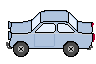
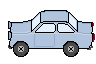
The second 96 x 64 image is a revision of the first. Changes to its layers:
painted on "chrome" over left=6, top=23, right=94, bottom=49
painted on "body" over left=6, top=23, right=94, bottom=49
